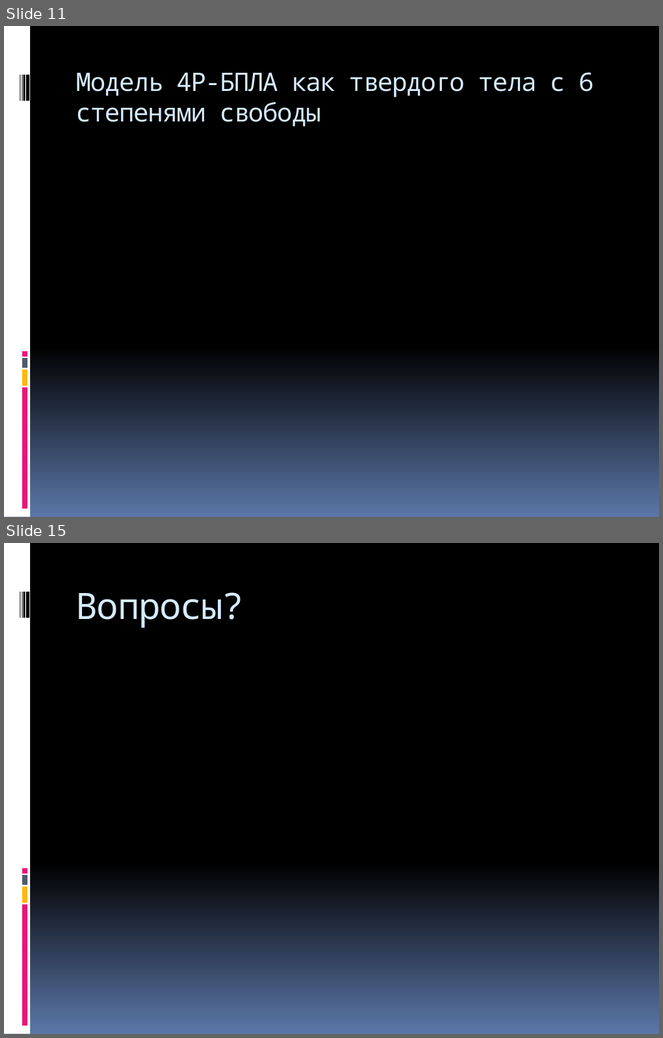
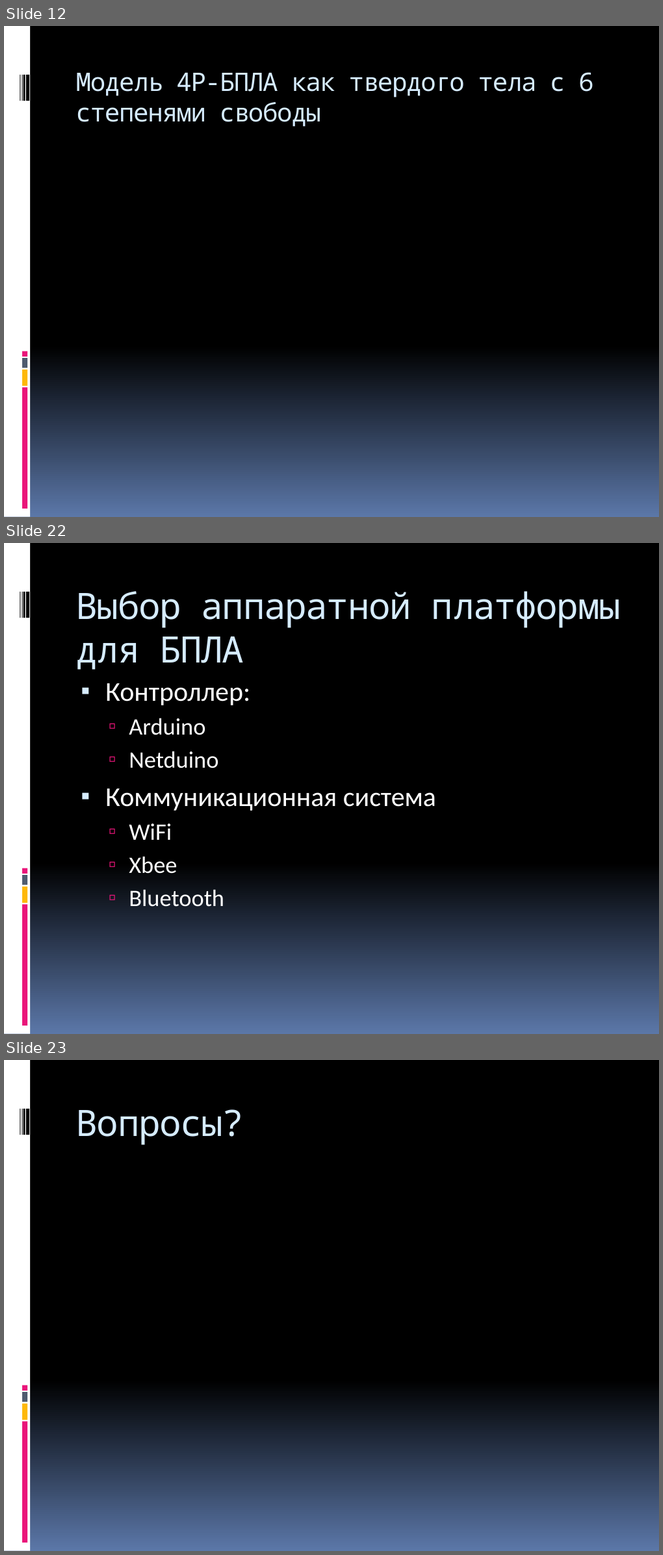
Before and after one commit to yaceq/quadro-xds, a slide deck: Docs/Medias2012.pptx. Shown one above the other, each under a label of ours: slides 11 and 15 before the commit, slides 12, 22 and 23 after it; the slides between them are not shown. The pictures are 663x1038 and 663x1555 pixels, drawn with LibreOffice and Linux fonts; fonts in the diff are those of the drawing. Boxes give left, top, right and bottom in pixels: in the first picture for what was removed or moved away, otherwise in the second. Text is boxed around its words. In the diff, an @@ line names an element or a change of style, - is before the commit and + after.

```diff
--- a/Docs/Medias2012.pptx
+++ b/Docs/Medias2012.pptx
@@ slide 22 added at [4,543,659,1034], background gradient #000000 to #5B77A8; not listed: 9 template elements that a slide beside it also shows @@
@@ title added at [76,591,621,670], 40 pt, text #D6ECFF @@
+Выбор аппаратной платформы для БПЛА
@@ text added at [105,683,436,907], 30 pt, text #FFFFFF @@
+▪ Контроллер:
+  ▫ Arduino
+  ▫ Netduino
+▪ Коммуникационная система
+  ▫ WiFi
+  ▫ Xbee
+  ▫ Bluetooth
@@ what was slide 11 is now slide 12 @@
@@ what was slide 15 is now slide 23 @@
```
Also in this commit, not shown: 2 slides changed, 8 other slides added, 1 slide removed, 1 other file.
